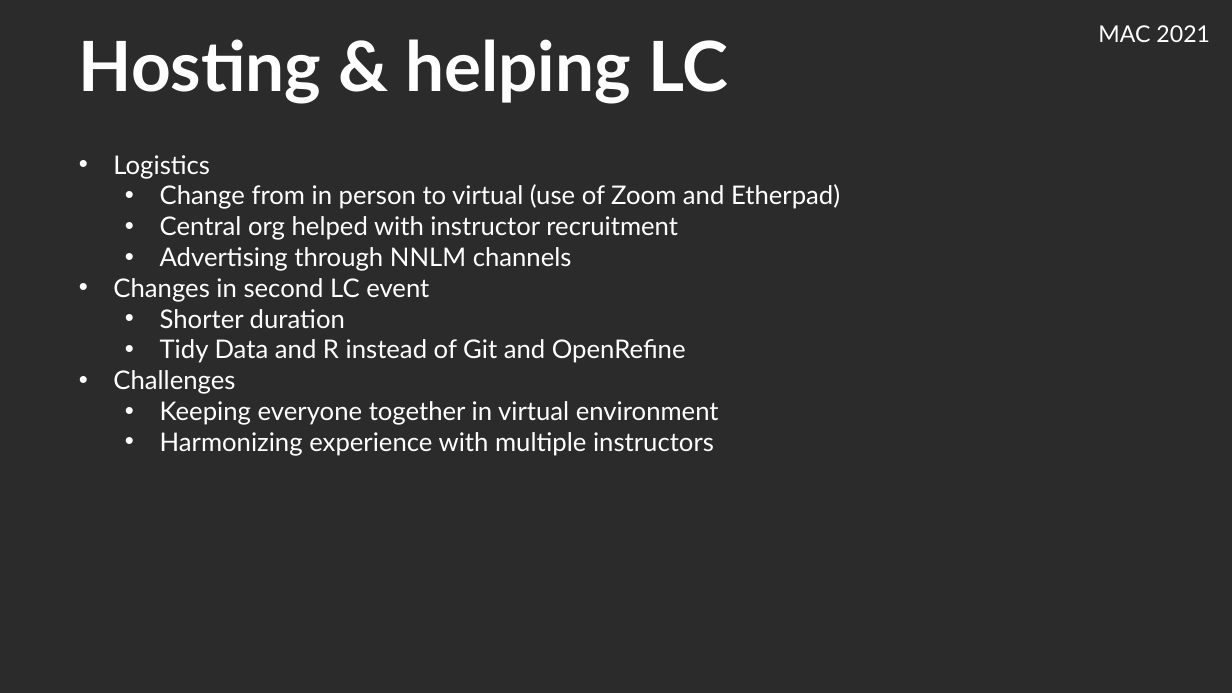
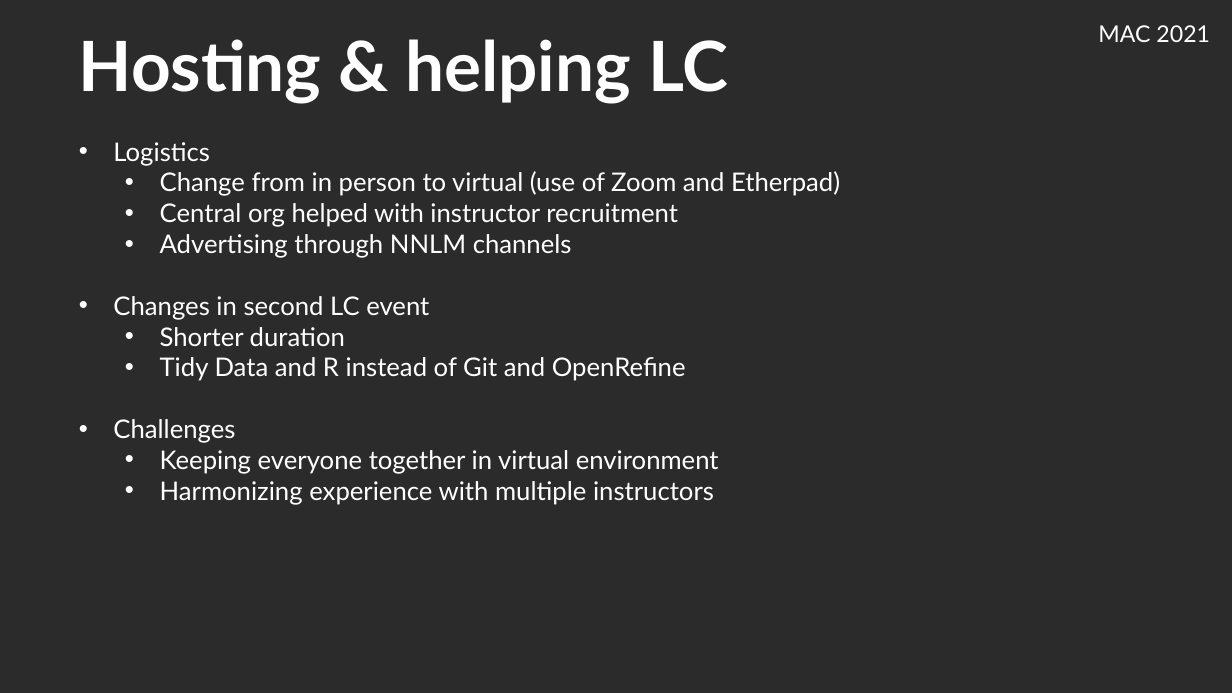
Before and after one commit to hshsl-training/library-carpentry-2021-11-03-04-NNLM-Region1-online, a slide deck: slide 3 of slides.pptx. Drawn at 1232x693 pixels with LibreOffice and Linux fonts; fonts in the diff are those of the drawing; background and template pictures are left out; a plain dark background stands for a picture behind light text. Boxes give left, top, right and bottom in pixels: in the first picture for what was removed or moved away, otherwise in the second. Text is boxed around its words. In the diff, an @@ line names an element or a change of style, - is before the commit and + after.

```diff
--- a/slides.pptx
+++ b/slides.pptx
@@ text "Logistics" rewrapped from (113,155,840,456) to (113,142,840,505) @@
```
Also in this commit, not shown: 2 other slides changed.
